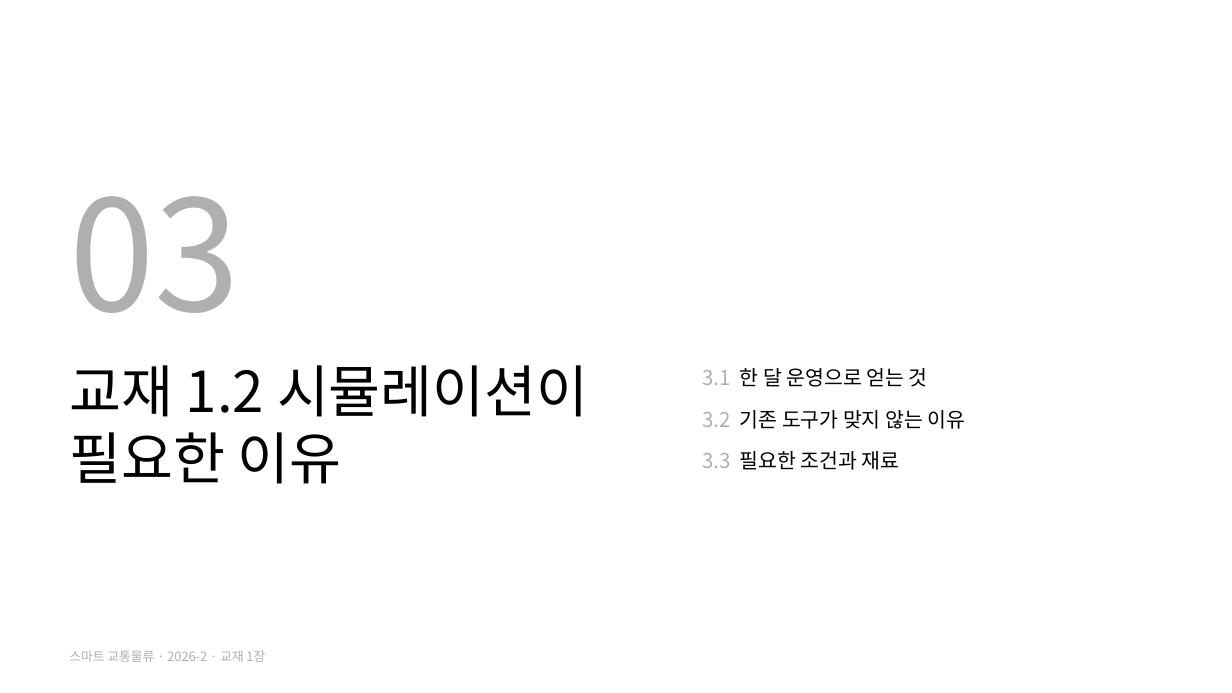
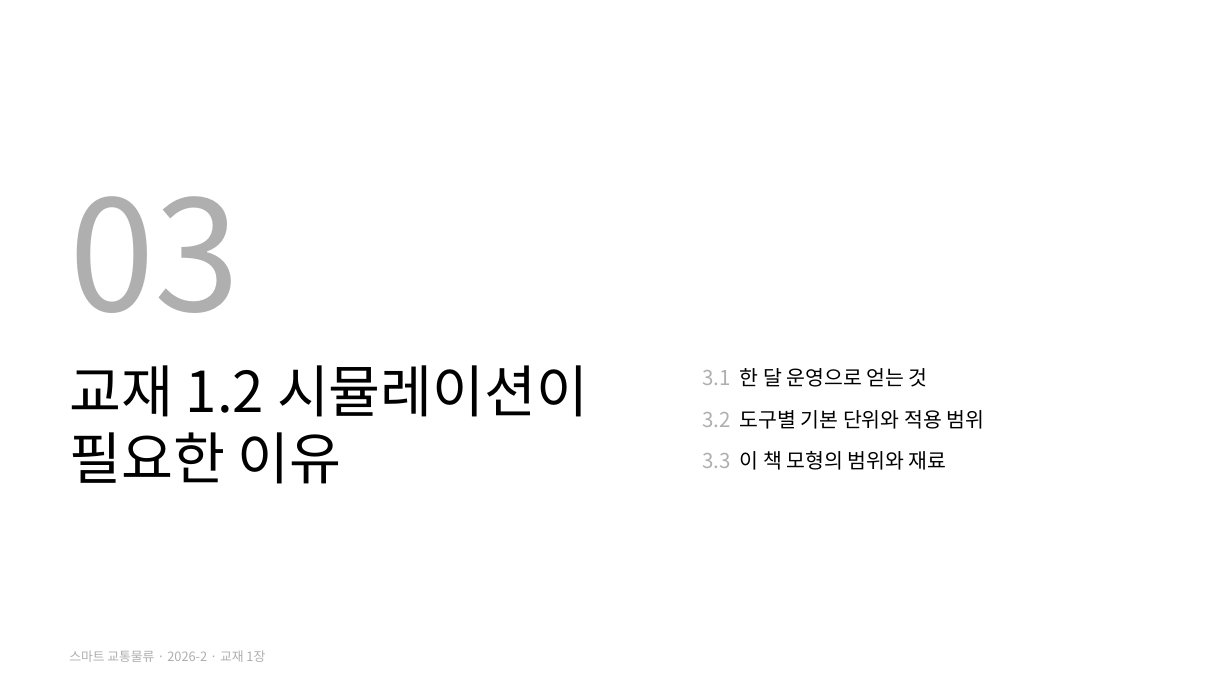
Before and after one commit to jihoyeo/smart-transport-logistics, a slide deck: slide 8 of slides/week01/ch01_why.pptx. Drawn at 1232x693 pixels with LibreOffice and Linux fonts; fonts in the diff are those of the drawing. Boxes give left, top, right and bottom in pixels: in the first picture for what was removed or moved away, otherwise in the second. Text is boxed around its words. In the diff, an @@ line names an element or a change of style, - is before the commit and + after.

```diff
--- a/slides/week01/ch01_why.pptx
+++ b/slides/week01/ch01_why.pptx
@@ text at <box>702,410,984,470</box>: text changed @@
-3.2 기존 도구가 맞지 않는 이유
-3.3 필요한 조건과 재료
+3.2 도구별 기본 단위와 적용 범위
+3.3 이 책 모형의 범위와 재료
```
Also in this commit, not shown: 14 other slides changed, 1 other file.
